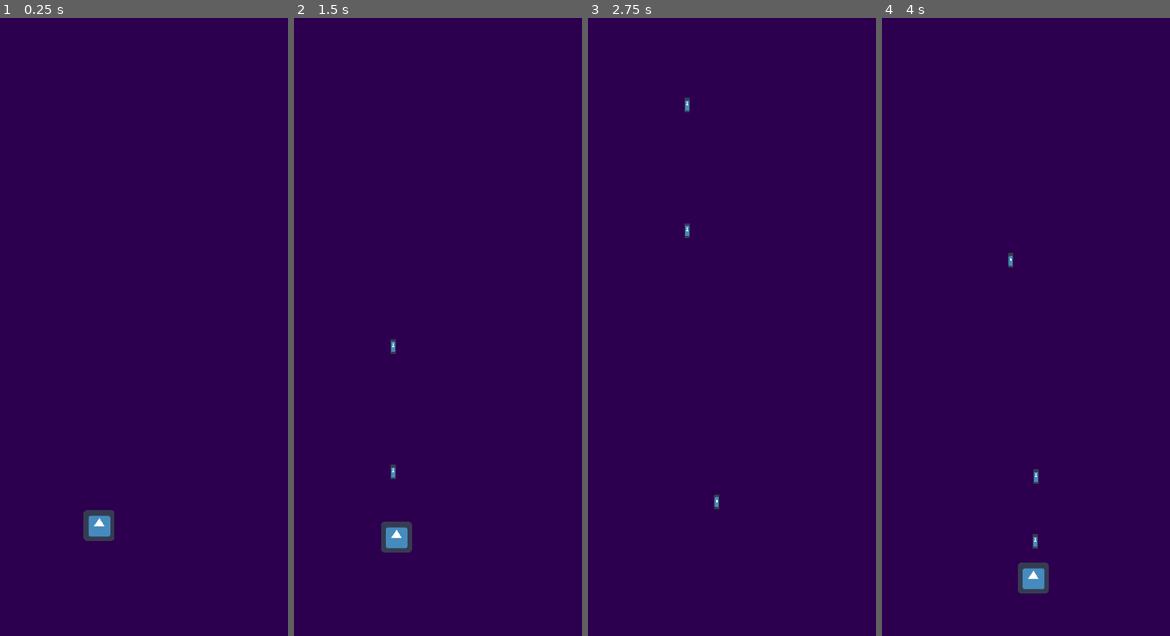
Above: before the commit, frames 1-4 (left to right).
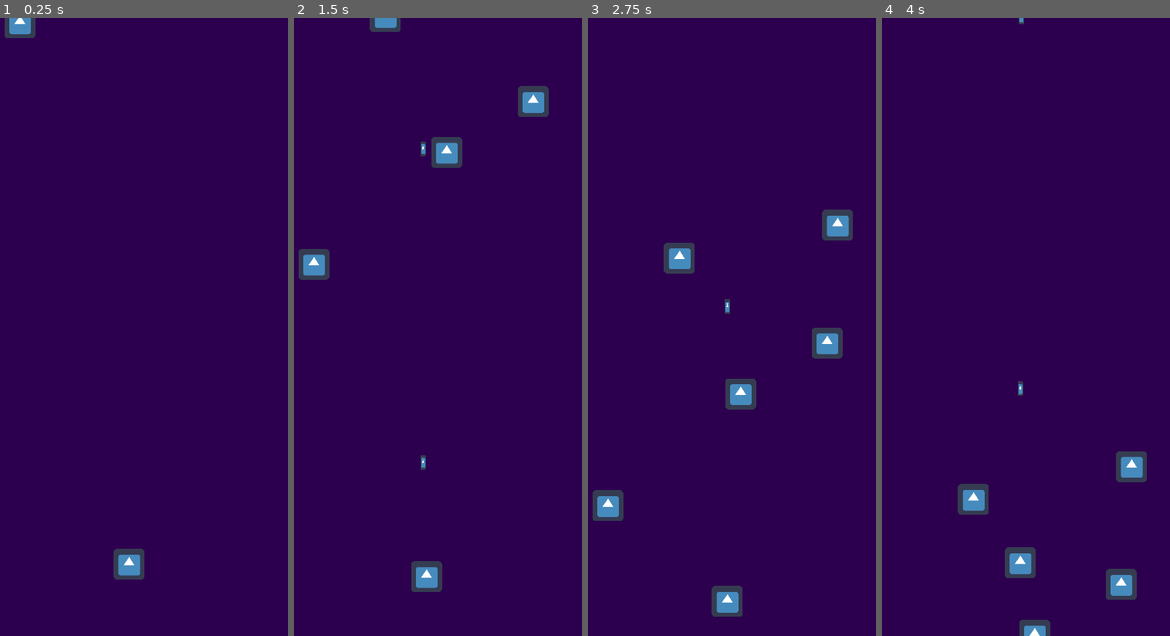
Above: after the commit, the same moments.

Repository: stranker/IntoSpace
Game: Godot game, scene res://Objects/GameScene.tscn
Same seed, same stepped clock (60 frames per second), same inputs: the game is played once before the commit and once after it. Before the commit the project starts from res://Objects/Spaceship.tscn. The engine's default icon, where the game draws it, is replaced by a stand-in: a white triangle on a blue panel in a dark square.
Inputs (mouse positions are in pixels of both pictures, inside the frame that each line leads up to):
- Up to frame 1 (0.25 s): no input
- Up to frame 2 (1.5 s): move the mouse to (492, 296) at 0.52 s; click (492, 296) at 0.67 s; drag from (345, 357) to (391, 524) at 1.27 s
- Up to frame 3 (2.75 s): move the mouse to (743, 191) at 2.02 s; click (743, 191) at 2.17 s
- Up to frame 4 (4 s): drag from (985, 450) to (979, 228) at 2.77 s; move the mouse to (1109, 419) at 3.52 s; click (1109, 419) at 3.67 s

The runs differ from the first frame. In frame 1, 1.4% of the frame differs, in the area x 1-51%, y 0-91%; in frame 2, 3.1%; in frame 3, 3.4%, in the area x 1-92%, y 12-97%; in frame 4, 2.9%.

Commit message:
+ Add Bullet and Asteroid

Diff:
--- /dev/null
+++ b/Objects/Asteroide.tscn
@@ -0,0 +1,110 @@
+[gd_scene load_steps=5 format=2]
+
+[ext_resource path="res://icon.png" type="Texture" id=1]
+
+[sub_resource type="GDScript" id=2]
+
+script/source = "extends Area2D
+
+var direction = Vector2(0,1)
+var speed = 400
+var life = 2
+var alive = true
+
+func _ready():
+	pass
+
+func _process(delta):
+	translate(direction * delta * speed)
+	pass
+
+
+func _on_Asteroide_area_entered(area):
+	if area.is_in_group(\"Bullet\"):
+		take_damage()
+	pass # replace with function body
+
+func take_damage():
+	if alive:
+		life -= 1
+		if life <= 0:
+			alive = false
+	pass
+"
+
+[sub_resource type="CircleShape2D" id=1]
+
+custom_solver_bias = 0.0
+radius = 37.53
+
+[sub_resource type="Animation" id=3]
+
+resource_name = "Flick"
+length = 0.2
+loop = false
+step = 0.1
+tracks/0/type = "value"
+tracks/0/path = NodePath("Sprite:modulate")
+tracks/0/interp = 1
+tracks/0/loop_wrap = true
+tracks/0/imported = false
+tracks/0/enabled = true
+tracks/0/keys = {
+"times": PoolRealArray( 0, 0.1, 0.2 ),
+"transitions": PoolRealArray( 1, 1, 1 ),
+"update": 0,
+"values": [ Color( 1, 1, 1, 1 ), Color( 1, 1, 1, 0.386706 ), Color( 1, 1, 1, 1 ) ]
+}
+
+[node name="Asteroide" type="Area2D" index="0"]
+
+input_pickable = true
+gravity_vec = Vector2( 0, 1 )
+gravity = 98.0
+linear_damp = 0.1
+angular_damp = 1.0
+audio_bus_override = false
+audio_bus_name = "Master"
+script = SubResource( 2 )
+
+[node name="Sprite" type="Sprite" parent="." index="0"]
+
+texture = ExtResource( 1 )
+_sections_unfolded = [ "Visibility" ]
+
+[node name="CollisionShape2D" type="CollisionShape2D" parent="." index="1"]
+
+shape = SubResource( 1 )
+
+[node name="AnimSprite" type="AnimationPlayer" parent="." index="2"]
+
+root_node = NodePath("..")
+autoplay = ""
+playback_process_mode = 1
+playback_default_blend_time = 0.0
+playback_speed = 1.0
+anims/Flick = SubResource( 3 )
+blend_times = [  ]
+
+[node name="Explosion" type="Particles2D" parent="." index="3"]
+
+emitting = true
+amount = 8
+lifetime = 1.0
+one_shot = false
+preprocess = 0.0
+speed_scale = 1.0
+explosiveness = 0.0
+randomness = 0.0
+fixed_fps = 0
+fract_delta = true
+visibility_rect = Rect2( -100, -100, 200, 200 )
+local_coords = true
+draw_order = 0
+process_material = null
+texture = null
+normal_map = null
+h_frames = 1
+v_frames = 1
+
+[connection signal="area_entered" from="." to="." method="_on_Asteroide_area_entered"]
--- a/Objects/Bullet.tscn
+++ b/Objects/Bullet.tscn
@@ -6,15 +6,21 @@
 
 script/source = "extends Area2D
 
-export (int) var speed = 400
+export (int) var speed = 1000
 var movement = Vector2(0,-1)
 
 func _ready():
+	add_to_group(\"Bullet\")
 	pass
 
 func _process(delta):
 	translate(speed * delta * movement)
 	pass
+
+
+func _on_VisibilityNotifier2D_screen_exited():
+	queue_free()
+	pass # replace with function body
 "
 
 [sub_resource type="RectangleShape2D" id=2]
@@ -22,7 +28,7 @@
 custom_solver_bias = 0.0
 extents = Vector2( 6.28635, 16.3079 )
 
-[node name="Bullet" type="Area2D"]
+[node name="Bullet" type="Area2D" index="0"]
 
 input_pickable = true
 gravity_vec = Vector2( 0, 1 )
@@ -32,7 +38,7 @@
 audio_bus_override = false
 audio_bus_name = "Master"
 script = SubResource( 1 )
-speed = 400
+speed = 1000
 
 [node name="Sprite" type="Sprite" parent="." index="0"]
 
@@ -42,3 +48,9 @@
 [node name="CollisionShape2D" type="CollisionShape2D" parent="." index="1"]
 
 shape = SubResource( 2 )
+
+[node name="VisibilityNotifier2D" type="VisibilityNotifier2D" parent="." index="2"]
+
+rect = Rect2( -10, -10, 20, 20 )
+
+[connection signal="screen_exited" from="VisibilityNotifier2D" to="." method="_on_VisibilityNotifier2D_screen_exited"]
--- /dev/null
+++ b/Objects/GameScene.tscn
@@ -0,0 +1,30 @@
+[gd_scene load_steps=3 format=2]
+
+[ext_resource path="res://Objects/Spaceship.tscn" type="PackedScene" id=1]
+[ext_resource path="res://Objects/Asteroide.tscn" type="PackedScene" id=2]
+
+[node name="GameScene" type="Node2D"]
+
+[node name="SpaceShip" parent="." index="0" instance=ExtResource( 1 )]
+
+position = Vector2( 374.571, 1131.51 )
+
+[node name="Asteroide" parent="." index="1" instance=ExtResource( 2 )]
+
+position = Vector2( 148.362, -89.6352 )
+
+[node name="Asteroide2" parent="." index="2" instance=ExtResource( 2 )]
+
+position = Vector2( 423.449, -321.45 )
+
+[node name="Asteroide3" parent="." index="3" instance=ExtResource( 2 )]
+
+position = Vector2( 602.72, -426.54 )
+
+[node name="Asteroide4" parent="." index="4" instance=ExtResource( 2 )]
+
+position = Vector2( 296.724, -602.72 )
+
+[node name="Asteroide5" parent="." index="5" instance=ExtResource( 2 )]
+
+position = Vector2( 624.356, -670.719 )
--- a/Objects/Spaceship.tscn
+++ b/Objects/Spaceship.tscn
@@ -3,14 +3,15 @@
 [ext_resource path="res://Objects/Bullet.tscn" type="PackedScene" id=1]
 [ext_resource path="res://icon.png" type="Texture" id=2]
 
-[sub_resource type="GDScript" id=2]
+[sub_resource type="GDScript" id=1]
 
 script/source = "extends Area2D
 
 var direction = Vector2()
-export (int) var speed = 300
+export (int) var speed = 800
 export (PackedScene) var bullet
 var canShoot = true
+var moving = false
 
 func _ready():
 	pass
@@ -18,12 +19,18 @@
 func _process(delta):
 	movement(delta)
 	clamp_position()
+	if !moving:
+		direction = Vector2(0,0)
 	pass
 
 func _input(event):
+	print(event)
 	if event is InputEventScreenDrag:
 		direction = event.relative.normalized()
-	elif event is InputEventScreenTouch and canShoot:
+		moving = true
+		if !event.is_pressed():
+			moving = false
+	if event is InputEventScreenTouch and canShoot:
 		if event.is_pressed():
 			shoot()
 	pass
@@ -50,12 +57,12 @@
 	canShoot = false
 	$ShootTimer.start()"
 
-[sub_resource type="RectangleShape2D" id=1]
+[sub_resource type="RectangleShape2D" id=2]
 
 custom_solver_bias = 0.0
 extents = Vector2( 3.46228, 2.66228 )
 
-[node name="SpaceShip" type="Area2D" index="0"]
+[node name="SpaceShip" type="Area2D"]
 
 position = Vector2( 312.754, 1051.15 )
 input_pickable = true
@@ -65,9 +72,9 @@
 angular_damp = 1.0
 audio_bus_override = false
 audio_bus_name = "Master"
-script = SubResource( 2 )
+script = SubResource( 1 )
 _sections_unfolded = [ "Transform" ]
-speed = 300
+speed = 800
 bullet = ExtResource( 1 )
 
 [node name="Sprite" type="Sprite" parent="." index="0"]
--- a/project.godot
+++ b/project.godot
@@ -11,14 +11,18 @@
 [application]
 
 config/name="IntoSpace"
-run/main_scene="res://Objects/Spaceship.tscn"
+run/main_scene="res://Objects/GameScene.tscn"
+run/disable_stderr=true
 config/icon="res://icon.png"
+
+[debug]
+
+settings/stdout/verbose_stdout=true
 
 [display]
 
 window/size/width=720
 window/size/height=1280
-window/size/always_on_top=true
 window/handheld/orientation="portrait"
 window/handheld/emulate_touchscreen=true
 window/stretch/mode="2d"
Not shown: 1 places in Objects/Spaceship.tscn that only renumber resources
Not shown, added: export_presets.cfg
